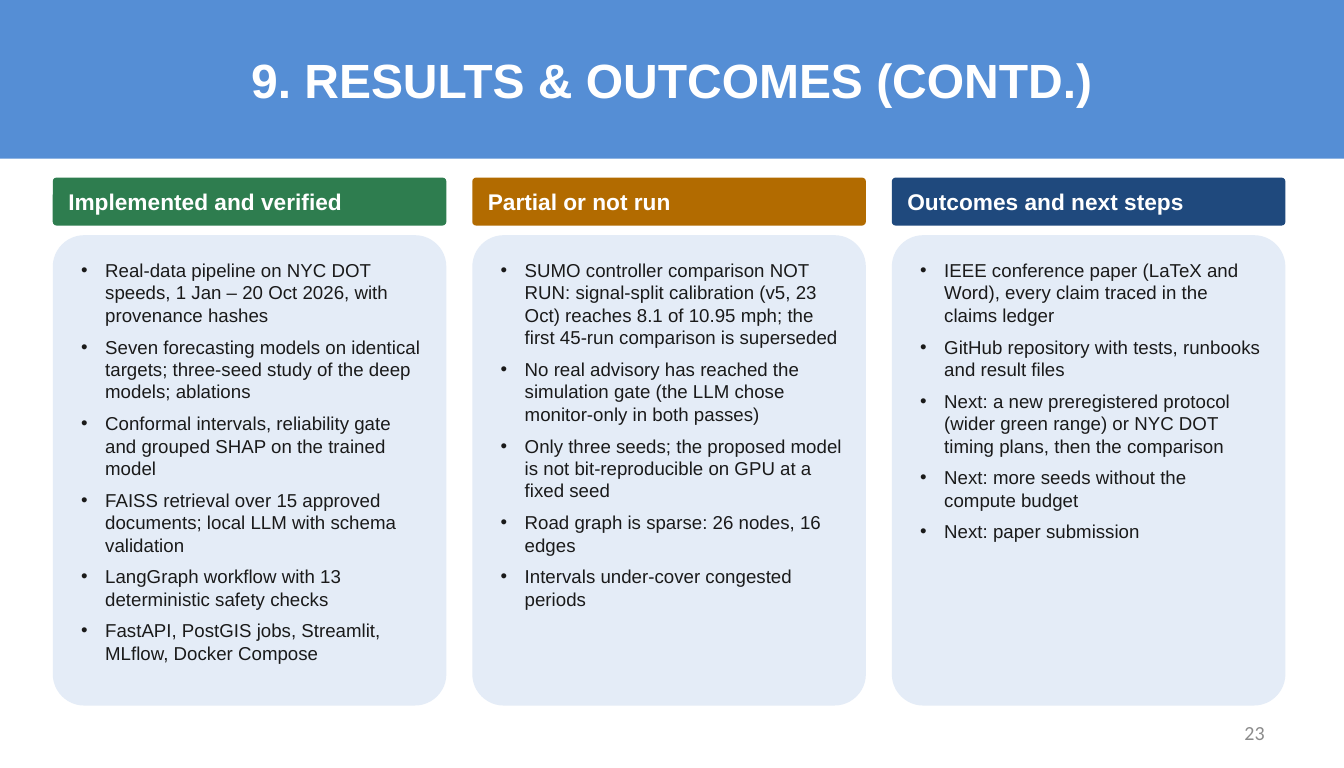
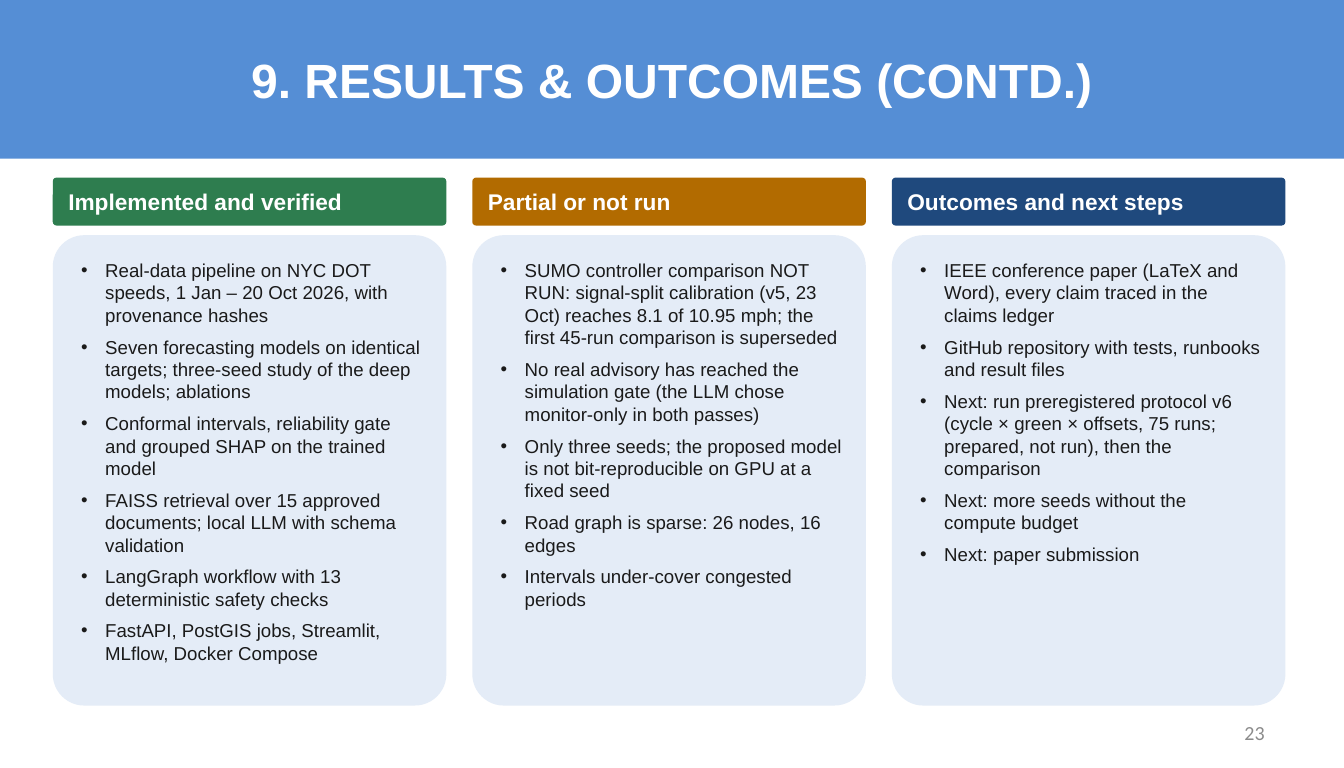
Before and after one commit to sricharansk/Major-Project, a slide deck: slide 23 of presentation/Final_Review_S_K_Sricharan_25MML1010.pptx. Drawn at 1344x768 pixels with LibreOffice and Linux fonts; fonts in the diff are those of the drawing. Boxes give left, top, right and bottom in pixels: in the first picture for what was removed or moved away, otherwise in the second. Text is boxed around its words. In the diff, an @@ line names an element or a change of style, - is before the commit and + after.

```diff
--- a/presentation/Final_Review_S_K_Sricharan_25MML1010.pptx
+++ b/presentation/Final_Review_S_K_Sricharan_25MML1010.pptx
@@ text in rounded rectangle at (944,394,1232,479): text changed @@
-• Next: a new preregistered protocol (wider green range) or NYC DOT timing plans, then the comparison
+• Next: run preregistered protocol v6 (cycle × green × offsets, 75 runs; prepared, not run), then the comparison
```
Also in this commit, not shown: 2 other slides changed, 2 other files.
